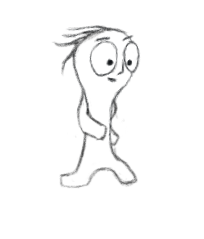
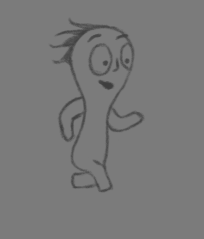
Layered file, before and after one edit (w=204, h=239). Changes by layer:
hid group "1" (6 layers) over [39, 3, 163, 211]
hid "Layer 24", opacity 100% → 34% over [51, 25, 141, 189]
showed group "5" (6 layers) over [34, 0, 165, 214]
showed "Layer 28 copy", opacity 100% → 64% over [47, 17, 146, 194]
showed "Layer 2" over [0, 0, 204, 239]
